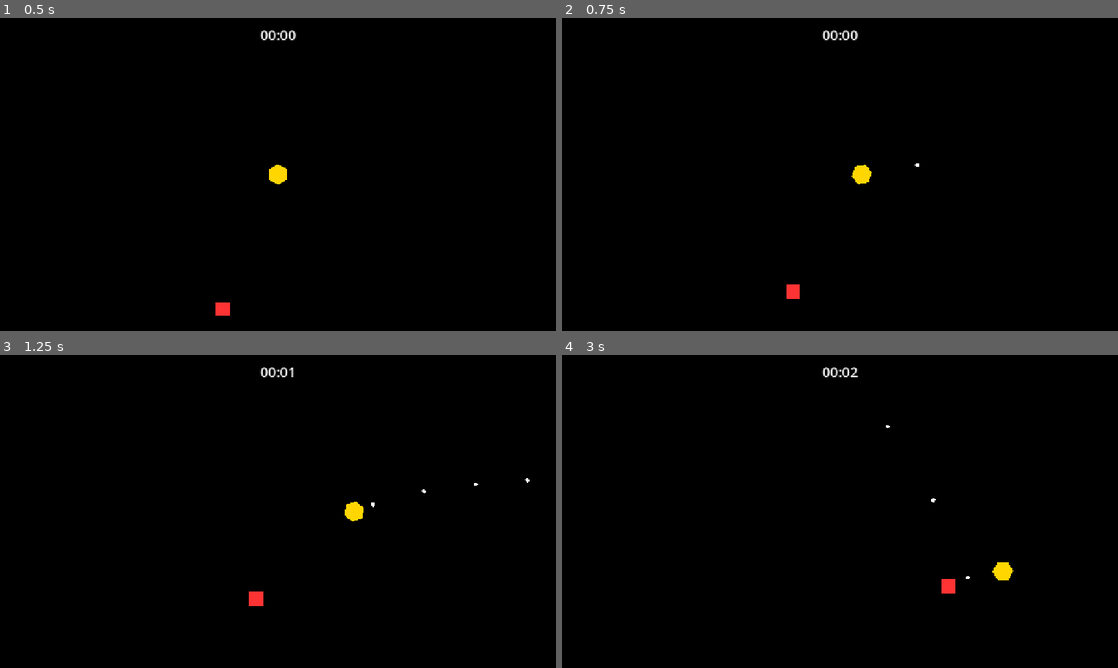
Above: before the commit, frames 1-4 (two rows, left to right).
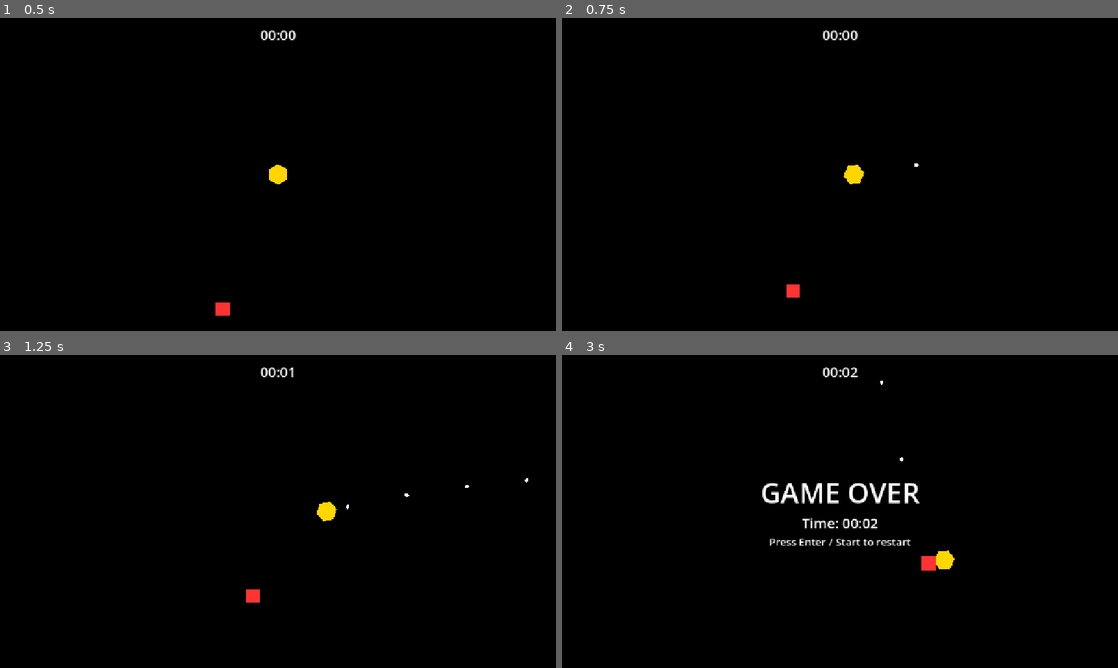
Above: after the commit, the same moments.

Repository: jkuivalainen/space-shooter
Game: Godot game, scene res://scenes/main.tscn
Same seed, same stepped clock (60 frames per second), same inputs: the game is played once before the commit and once after it.
Inputs (mouse positions are in pixels of both pictures, inside the frame that each line leads up to):
- Up to frame 1 (0.5 s): no input
- Up to frame 2 (0.75 s): tap Enter (restart) at 0.5 s; move the mouse to (962, 158) at 0.52 s; press the mouse at (962, 158) at 0.53 s; hold D (move_right) from 0.53 s (still down)
- Up to frame 3 (1.25 s): keep holding D (move_right)
- Up to frame 4 (3 s): move the mouse to (728, 527) at 1.27 s; release D (move_right) at 1.28 s; release the mouse at (728, 527) at 1.28 s; hold S (move_down) 1.28-2.03 s; click (728, 527) at 1.35 s; move the mouse to (895, 442) at 2.02 s; press the mouse at (895, 442) at 2.03 s; hold D (move_right) 2.03-2.78 s; move the mouse to (812, 574) at 2.77 s; release the mouse at (812, 574) at 2.78 s; hold W (move_up) from 2.78 s (still down); click (812, 574) at 2.85 s

Frame 1 is identical in both runs. In frame 2, 0.2% of the frame differs, in the area x 40-65%, y 46-90%; in frame 3, 0.4%; in frame 4, 2.0%, in the area x 36-82%, y 8-77%.

Commit message:
Tune player speed to be slower than enemies
Player 250 → 160, enemies 180 — enemies close in steadily, forcing
the player to keep moving and aim rather than just kite indefinitely.

Co-Authored-By: Claude Sonnet 4.6 <noreply@anthropic.com>

Diff:
--- a/scripts/player.gd
+++ b/scripts/player.gd
@@ -3,7 +3,7 @@
 
 extends CharacterBody2D
 
-const SPEED: float = 250.0
+const SPEED: float = 160.0
 const FIRE_RATE: float = 0.2  # seconds between shots
 
 # Preload bullet scene so we can instantiate it without a path string at runtime.
Not shown, changed: README.md
